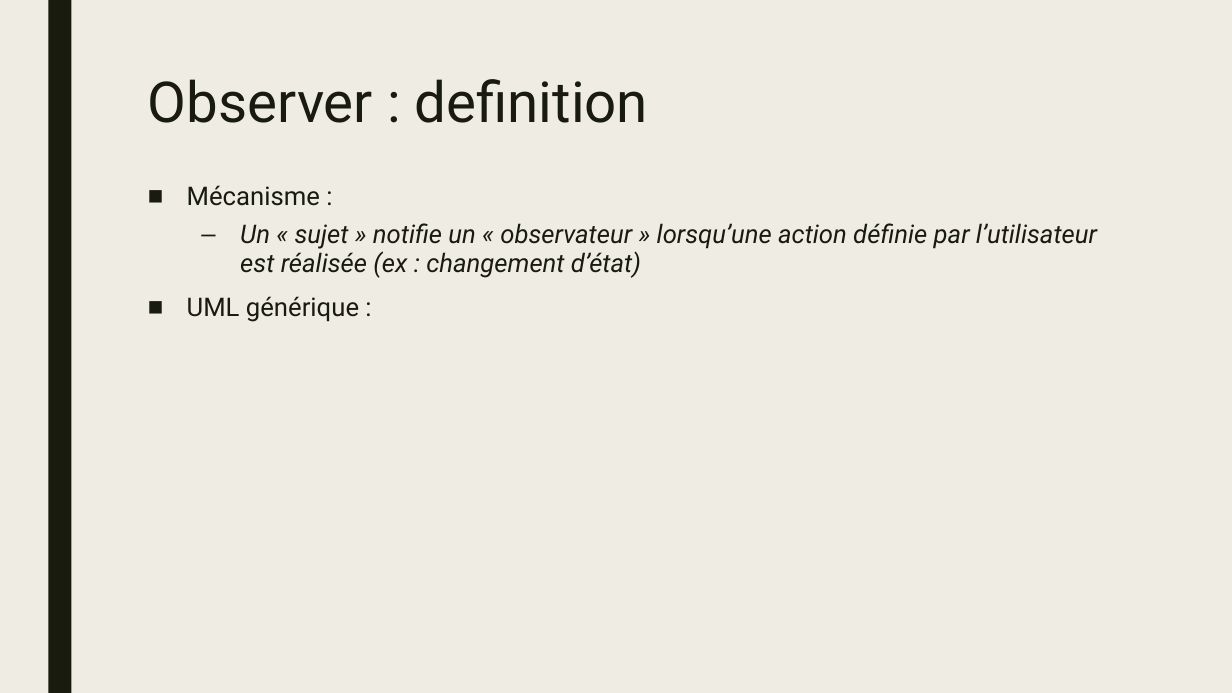
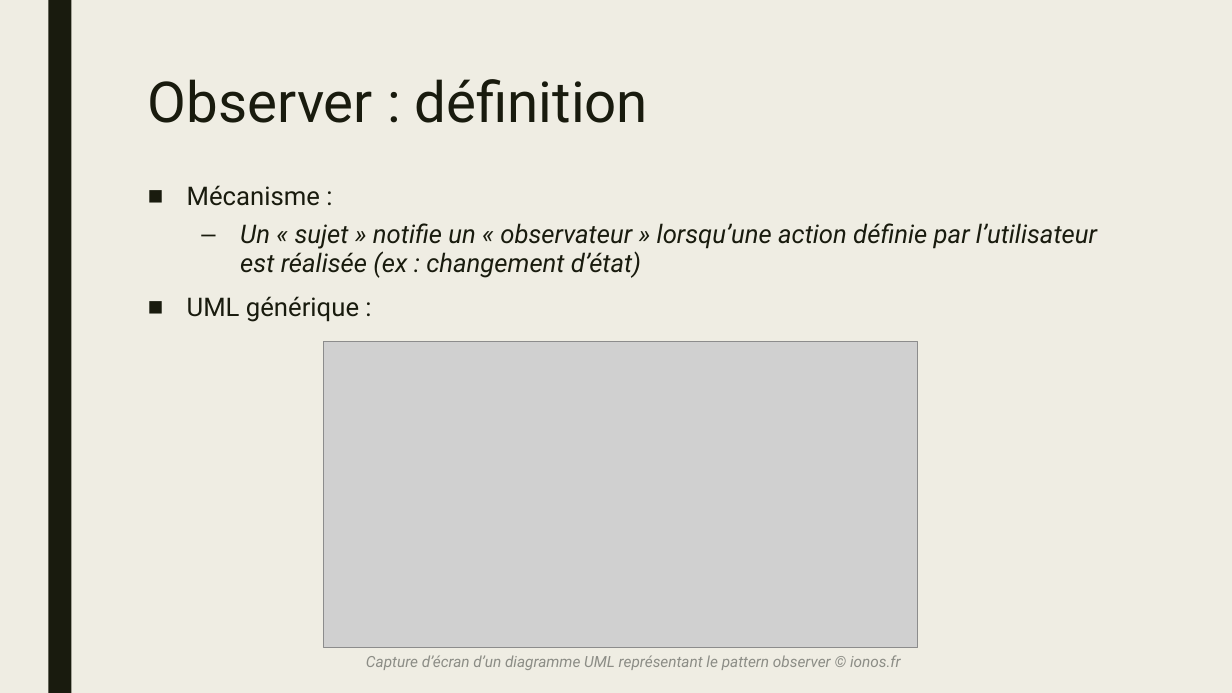
Before and after one commit to klagrassa/observer_dp, a slide deck: slide 2 of presentation.pptx. Drawn at 1232x693 pixels with LibreOffice and Linux fonts; fonts in the diff are those of the drawing; grey boxes stand for pictures. Boxes give left, top, right and bottom in pixels: in the first picture for what was removed or moved away, otherwise in the second. Text is boxed around its words. In the diff, an @@ line names an element or a change of style, - is before the commit and + after.

```diff
--- a/presentation.pptx
+++ b/presentation.pptx
@@ title at [148,79,648,123]: text changed @@
-Observer : definition
+Observer : définition
@@ picture added at [323,342,918,648] @@
@@ text added at [366,655,901,670], 12 pt, text #8C8D86, italic @@
+Capture d’écran d’un diagramme UML représentant le pattern observer © ionos.fr
```
Also in this commit, not shown: 3 other slides changed, 2 slides added, 1 slide removed, 13 other files.
